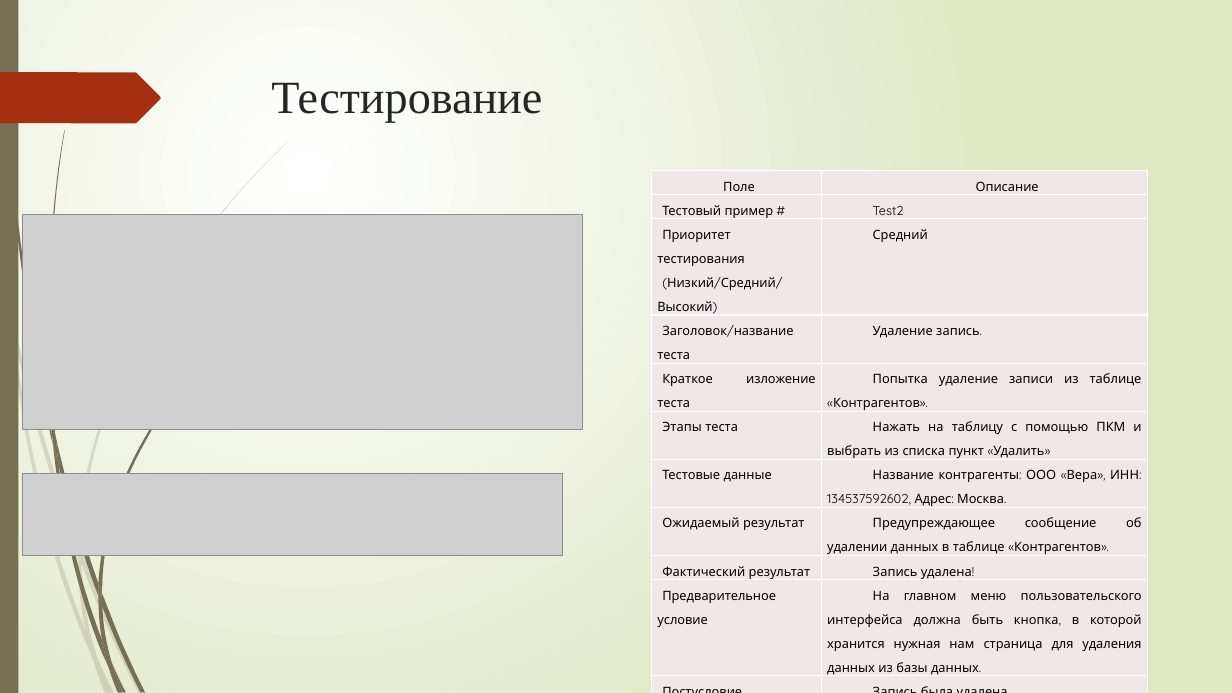
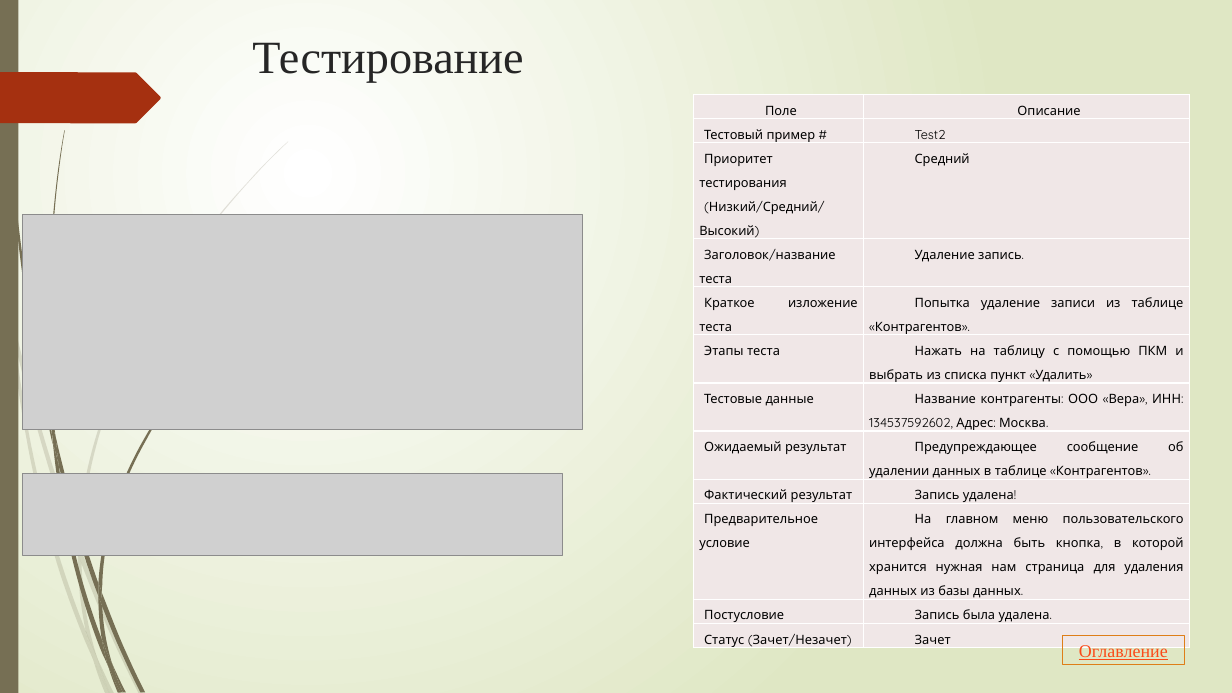
Before and after one commit to Renc345/123122, a slide deck: slide 9 of Стародубцев - Презентация.pptx (slide 8 before the commit). Drawn at 1232x693 pixels with LibreOffice and Linux fonts; fonts in the diff are those of the drawing; grey boxes stand for pictures. Boxes give left, top, right and bottom in pixels: in the first picture for what was removed or moved away, otherwise in the second. Text is boxed around its words. In the diff, an @@ line names an element or a change of style, - is before the commit and + after.

```diff
--- a/Стародубцев - Презентация.pptx
+++ b/Стародубцев - Презентация.pptx
@@ title "Тестирование": place and size @@
-title "Тестирование" at (271,82,542,123)
+title "Тестирование" at (252,42,523,83)
@@ table: place and size @@
-table at (652,171,1148,693)
+table at (694,94,1190,651)
@@ rectangle added at (1063,636,1185,665), outline #DE7E18 0.75 pt, 14 pt, text #FB4A18, underline @@
+Оглавление
```
Also in this commit, not shown: 7 other slides changed, 3 slides added, 1 slide removed.
